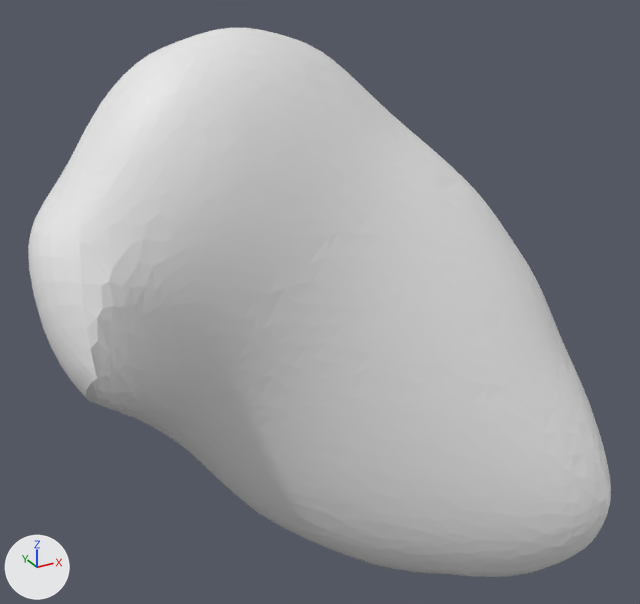
The glTF model raw-data/corridor-cache/5eff99f7-705e-4dee-aed7-e478b8dbf64a.glb, before and after one commit.
Before and after are seen from a camera (50 mm lens) standing at (0.0144, -0.0066, 0.4051) and looking at (0.0836, 0.1192, 0.3422). Every picture has the same lights, and +X, +Y and +Z are marked at lower left. Vertices at the same position are counted once.

Before the edit, the objects in view are built like this:
```python
me_corridor = bpy.data.meshes.new('corridor')
me_corridor.from_pydata(...)  # 3409 vertices, 6815 faces; spans x 0.0368..0.1263, y 0.0819..0.1532, z 0.2855..0.3879
ob_corridor = bpy.data.objects.new('corridor', me_corridor)
ob_corridor.location = (0.0, 0.0, 0.0)
```
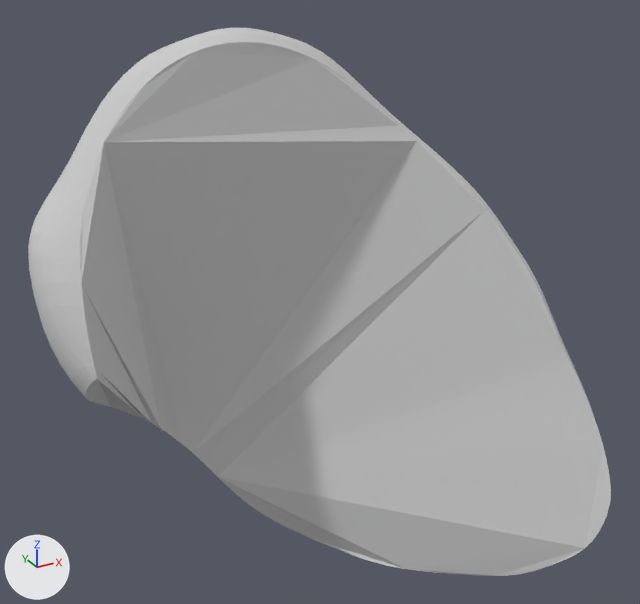
The change, as JSON lines over the scene's bpy script:
```json
{"op": "add", "block": "mat_material", "code": ["mat_material = principled_material('material')", "mat_material.base_color = (0.6, 0.6, 0.6)  # light grey #cbcbcb", "mat_material.roughness = 1.0"]}
{"block": "me_corridor", "where": "# used by ob_corridor; location = (0.0, 0.0, 0.0)"}
{"op": "remove", "block": "me_corridor", "code": "me_corridor.from_pydata(...)  # 3409 vertices, 6815 faces; spans x 0.0368..0.1263, y 0.0819..0.1532, z 0.2855..0.3879"}
{"op": "add", "block": "me_corridor", "code": "me_corridor.from_pydata(...)  # 2238 vertices, 4473 faces; spans x 0.0368..0.1263, y 0.0831..0.1532, z 0.2855..0.3879"}
{"block": "me_corridor", "change": "me_corridor part 1: 1171 vertices removed from x 0.0415..0.123, y 0.0819..0.1333, z 0.2882..0.3855"}
{"block": "me_corridor", "change": "me_corridor part 2: 4338 faces spanning x 0.0368..0.1263, y 0.0831..0.1532, z 0.2855..0.3879 switch from no material to mat_material (light grey #cbcbcb)"}
```

Where the change shows, as pixel boxes (x1, y1, x2, y2) in the pictures (640 x 604 px):
```json
{"object": "corridor", "change": "reshaped", "before": [28, 28, 611, 577], "after": [28, 28, 611, 576]}
{"part": 1, "of": "me_corridor", "change": "deleted", "before": [80, 36, 611, 577]}
{"part": 2, "of": "me_corridor", "change": "recoloured", "before": [28, 28, 569, 395], "after": [28, 28, 569, 395], "on screen": "white to grey"}
```
